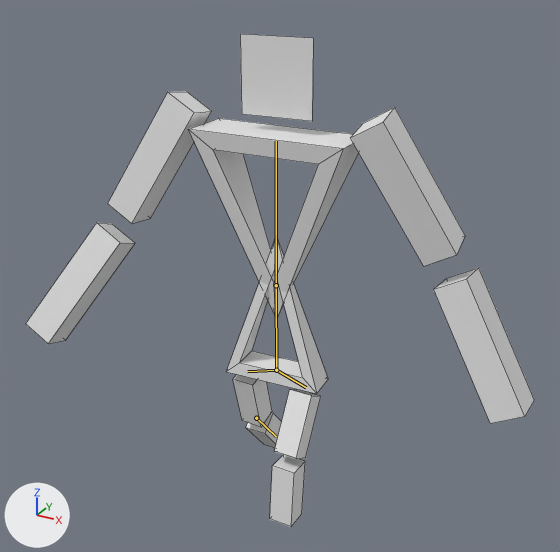
One commit to the Blender file neck-hurts.blend: the scene before it, then after it.
Camera for both pictures: a 50 mm camera at (3.91, -7.02, 6.52) aimed at (0.08, -0.06, 3.04). The lights are fixed; the arrows at lower left show +X, +Y and +Z. The first picture is the older version. Both versions are drawn at frame 10 of the action 'Armature.001Action'; the numbers are the values there. The bones that change are drawn over the model as lines. Mesh edges are drawn as thin lines.

Names of what the first picture shows: 'Chest.001', 'Head Plane.001', 'Hip.001', 'Lower Left Arm.002', 'Lower Left Arm.003', 'Lower Left Leg.001', 'Lower Right Leg.001', 'Upper Left Arm.002', 'Upper Left Arm.003', 'Upper Left Leg.001', 'Upper Right leg.001'.
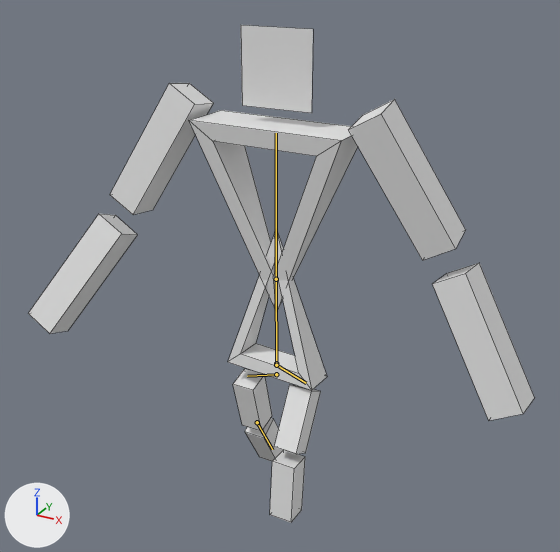
What changed in the scene script:
```text
Change bone_bone:
    where bone_bone = bpy.data.objects['Armature.001'].pose.bones['Bone']
    bone_bone.location: (0.0, 0.0, 0.0) -> (0.0, 0.09, 0.0)
    bone_bone.rotation_euler: (0.0, 0.0698, 0.0) -> (0.0, -0.0698, 0.0)  # degrees (0, 4, 0) -> degrees (0, -4, 0)
Change bone_bone_001:
    where bone_bone_001 = bpy.data.objects['Armature.001'].pose.bones['Bone.001']  # child of 'Bone'
    bone_bone_001.rotation_euler: (0.0, -0.0524, 0.0) -> (0.0, 0.0524, 0.0)  # degrees (0, -3, 0) -> degrees (0, 3, 0)
Change bone_bone_012:
    where bone_bone_012 = bpy.data.objects['Armature.001'].pose.bones['Bone.012']
    bone_bone_012.location: (0.0, 0.0, 0.0) -> (0.0, 0.02, -0.06)
Change bone_bone_014:
    where bone_bone_014 = bpy.data.objects['Armature.001'].pose.bones['Bone.014']  # child of 'Bone.013'
    bone_bone_014.rotation_euler: (0.0, 0.0, -0.436) -> (0.0, 0.0, -0.262)  # degrees (0, 0, -25) -> degrees (0, 0, -15)
Change bone_bone_015:
    where bone_bone_015 = bpy.data.objects['Armature.001'].pose.bones['Bone.015']
    bone_bone_015.location: (0.0, 0.0, 0.0) -> (0.0, -0.02, 0.06)
```

Pixel boxes (x1, y1, x2, y2) of what changed, in the pictures (560 x 552 px):
'Chest.001', posed: before (189, 118, 359, 319); after (189, 110, 358, 312)
'Upper Left Arm.002', posed: before (350, 107, 465, 266); after (348, 99, 465, 260)
'Lower Left Arm.002', posed: before (434, 268, 534, 423); after (433, 263, 534, 421)
'Upper Left Arm.003', posed: before (108, 91, 212, 224); after (110, 83, 214, 215)
'Head Plane.001', posed: before (240, 34, 313, 121); after (241, 25, 313, 113)
'Lower Left Arm.003', posed: before (26, 223, 135, 344); after (28, 214, 138, 334)
'Hip.001', posed: before (226, 236, 328, 394); after (228, 229, 327, 390)
'Upper Right leg.001', posed: before (274, 389, 321, 459); after (274, 385, 321, 454)
'Lower Right Leg.001', posed: before (270, 455, 305, 527); after (270, 450, 305, 522)
'Upper Left Leg.001', posed: before (233, 375, 272, 427); after (233, 369, 272, 431)
'Lower Left Leg.001', posed: before (246, 413, 281, 448); after (245, 418, 283, 461)
bone 'Bone', root to tip: before (276, 370) to (276, 285); after (276, 363) to (276, 279)
bone 'Bone.001', root to tip: before (276, 285) to (276, 141); after (276, 279) to (276, 133)
bone 'Bone.012', root to tip: before (276, 370) to (247, 371); after (276, 374) to (247, 376)
bone 'Bone.014', root to tip: before (256, 418) to (276, 436); after (257, 422) to (272, 449)
bone 'Bone.015', root to tip: before (276, 370) to (306, 387); after (276, 365) to (306, 383)
